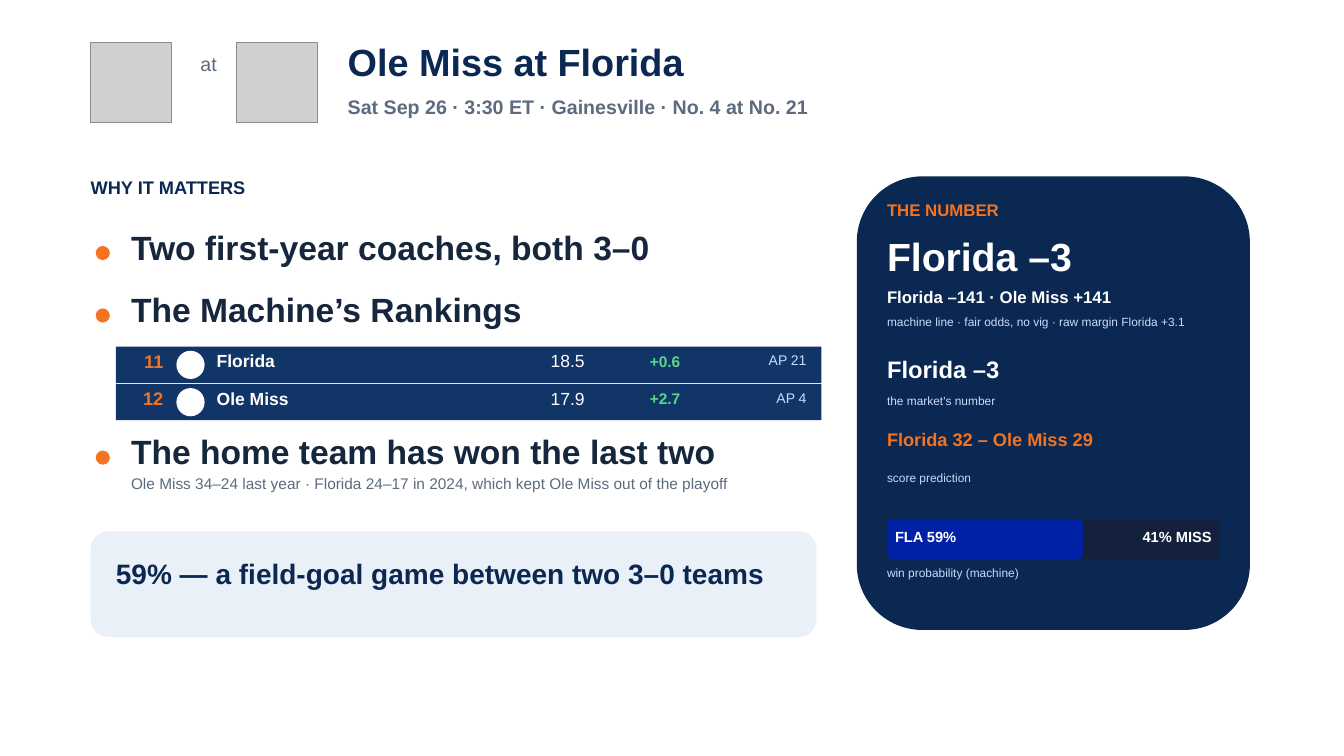
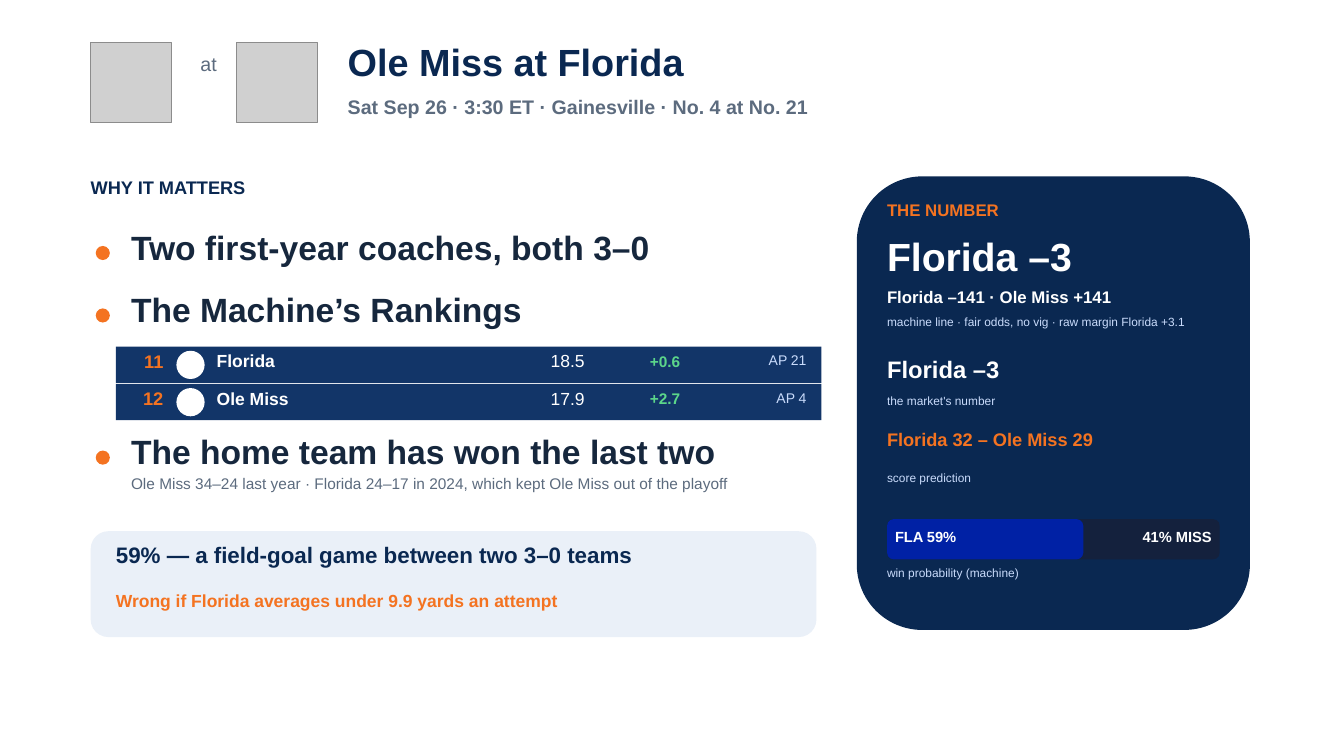
Before and after one commit to lucasalvarezflorida-lab/ncaa-fbs-analytics, a slide deck: slide 9 of decks/2026_Week4_Episode5.pptx. Drawn at 1344x756 pixels with LibreOffice and Linux fonts; fonts in the diff are those of the drawing; grey boxes stand for pictures; background and template pictures are left out. Boxes give left, top, right and bottom in pixels: in the first picture for what was removed or moved away, otherwise in the second. Text is boxed around its words. In the diff, an @@ line names an element or a change of style, - is before the commit and + after.

```diff
--- a/decks/2026_Week4_Episode5.pptx
+++ b/decks/2026_Week4_Episode5.pptx
@@ text "59% — a field-goal game ...": place and size @@
-text "59% — a field-goal game ..." at (116,563,764,589)
+text "59% — a field-goal game ..." at (116,546,632,568)
@@ text "59% — a field-goal game ..." at (116,546,632,568): size 20 to 16 pt @@
@@ text added at (116,594,557,611), 12.5 pt, text #F47321, bold @@
+Wrong if Florida averages under 9.9 yards an attempt
```
Also in this commit, not shown: 4 other slides changed, 2 other files.
